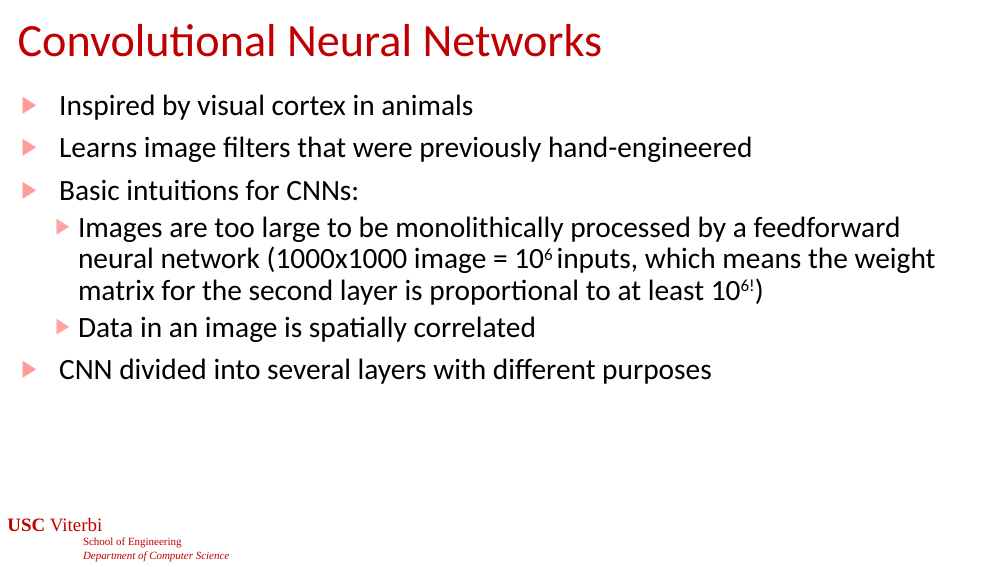
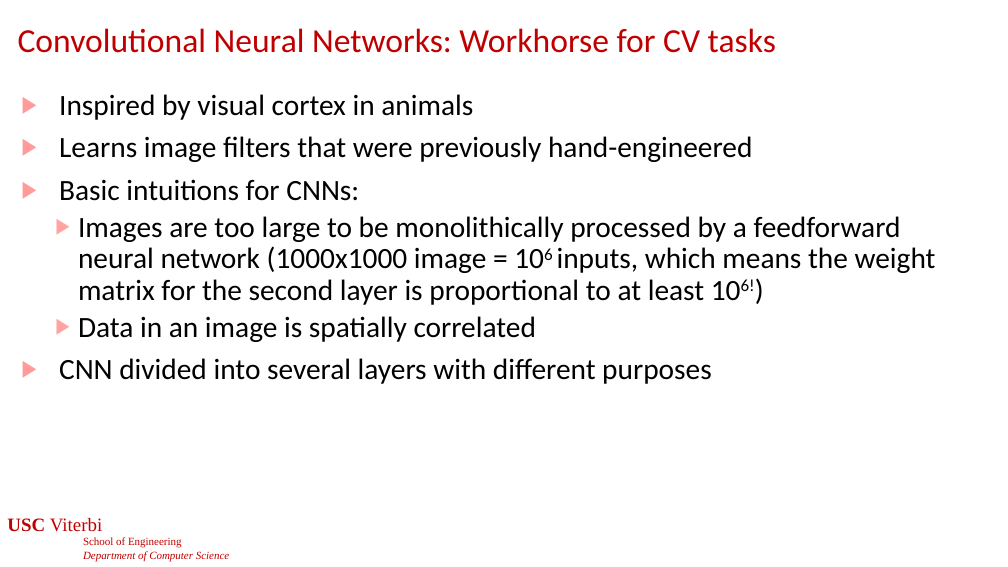
Before and after one commit to jdeshmukh/jdeshmukh.github.io, a slide deck: slide 15 of teaching/cs513-autocps-fall-2025/slides/Perception.pptx (slide 12 before the commit). Drawn at 1008x567 pixels with LibreOffice and Linux fonts; fonts in the diff are those of the drawing; background and template pictures are left out. Boxes give left, top, right and bottom in pixels: in the first picture for what was removed or moved away, otherwise in the second. Text is boxed around its words. In the diff, an @@ line names an element or a change of style, - is before the commit and + after.

```diff
--- a/teaching/cs513-autocps-fall-2025/slides/Perception.pptx
+++ b/teaching/cs513-autocps-fall-2025/slides/Perception.pptx
@@ title at bbox=[18, 28, 776, 53]: text changed; size 44 to 32 pt @@
-Convolutional Neural Networks
+Convolutional Neural Networks: Workhorse for CV tasks
```
Also in this commit, not shown: 2 other slides changed, 5 slides added, 1 other file.
